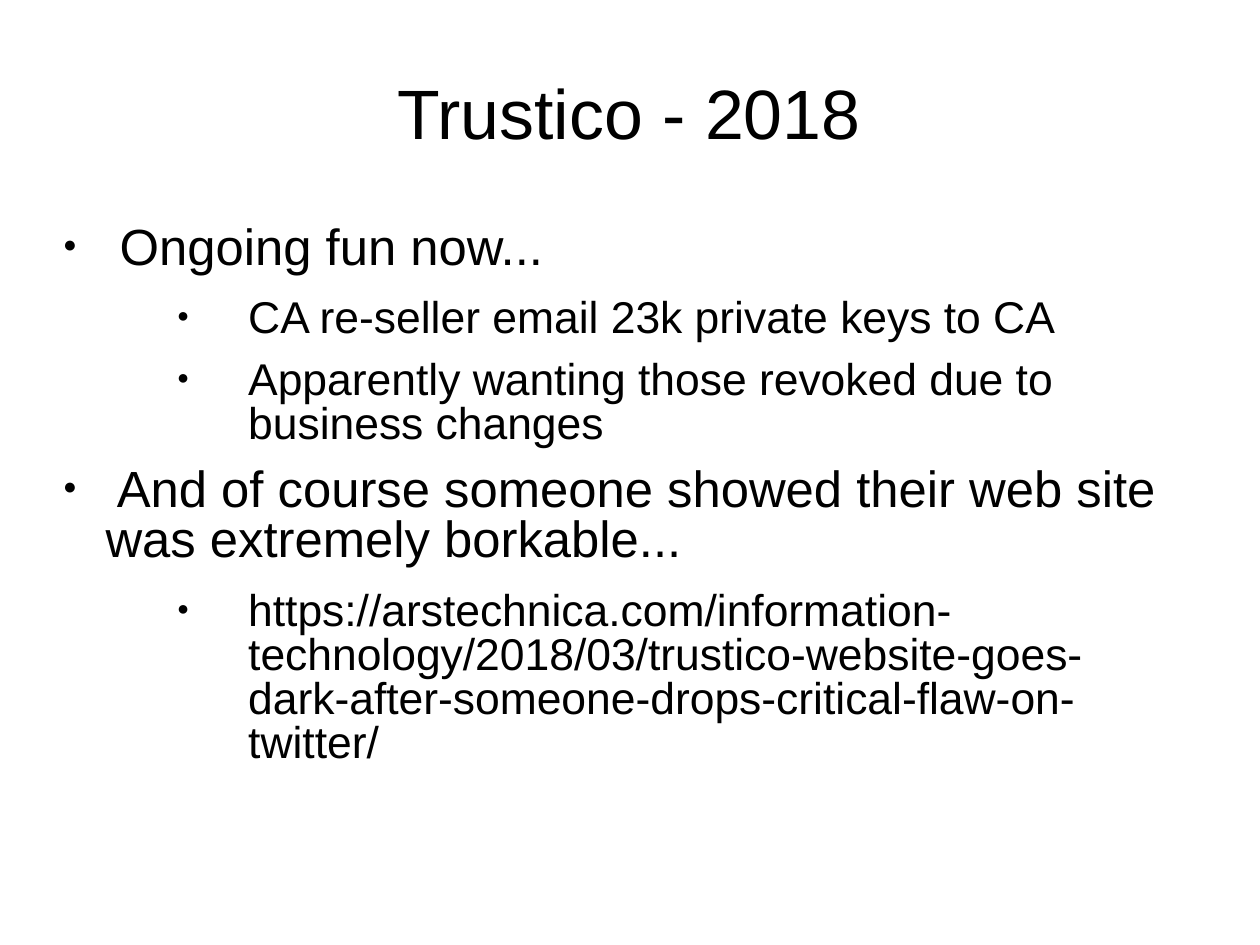
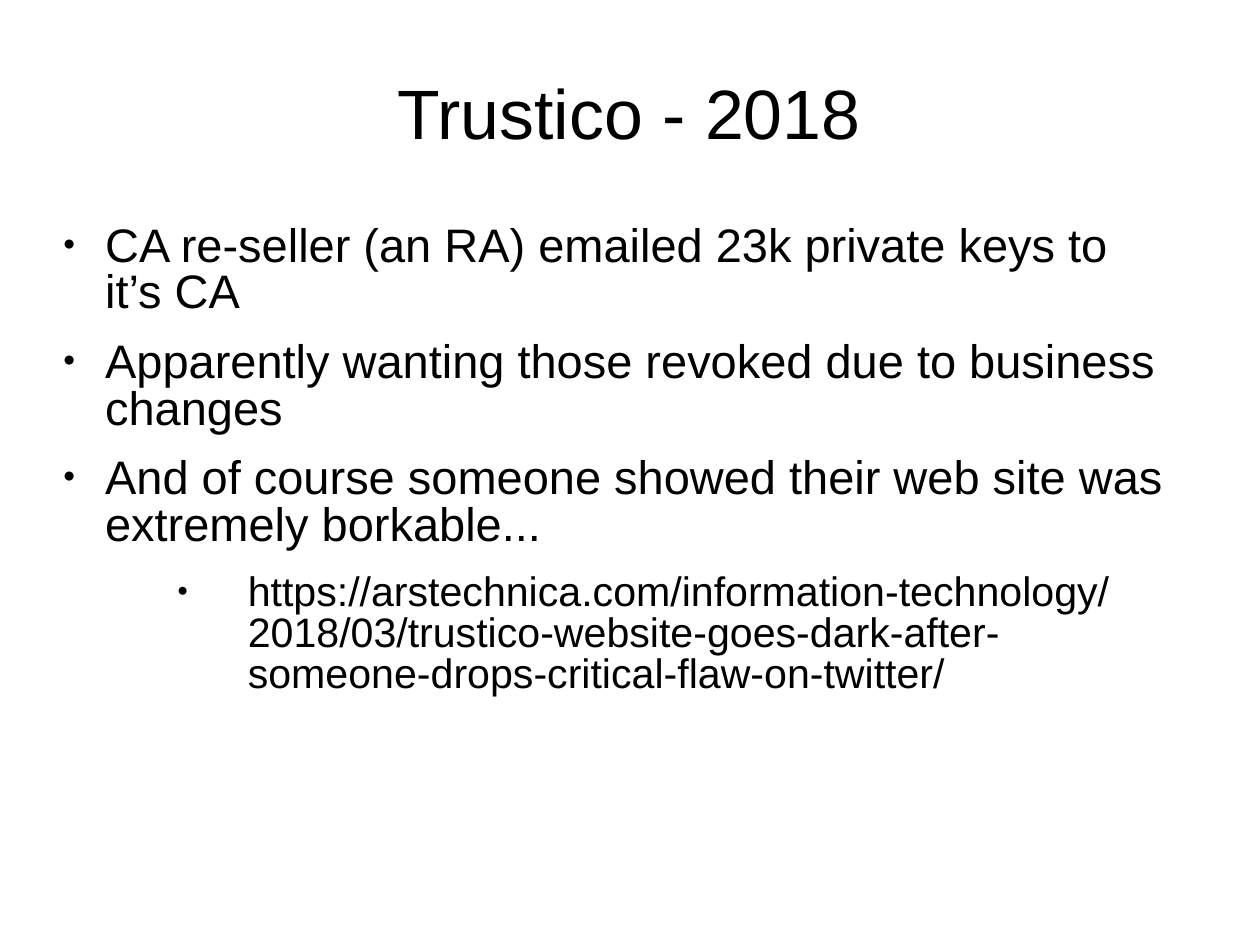
Before and after one commit to sftcd/cs7053, a slide deck: slide 20 of 2016lectures/07-tls-problems.ppt. Drawn at 1260x945 pixels with LibreOffice and Linux fonts; fonts in the diff are those of the drawing. Boxes give left, top, right and bottom in pixels: in the first picture for what was removed or moved away, otherwise in the second. Text is boxed around its words. In the diff, an @@ line names an element or a change of style, - is before the commit and + after.

```diff
--- a/2016lectures/07-tls-problems.ppt
+++ b/2016lectures/07-tls-problems.ppt
@@ text at (105, 228, 1107, 309): text changed; size 28 to 29.6 pt @@
-● Ongoing fun now...
-  ● CA re-seller email 23k private keys to CA
+● CA re-seller (an RA) emailed 23k private keys to it’s CA
@@ text at (105, 344, 1163, 696): size 28 to 29.6 pt in "Apparently wanting those revoked due to business ..."; size 32 to 29.6 pt in "And of course someone showed their web ..."; size 28 to 25.9 pt in "https://arstechnica.com/information-technology/2018/03/trust ..."; list level 2 to 1 in "Apparently wanting those revoked due ..." @@
```
Also in this commit, not shown: 26 other slides changed, 1 slide added, 1 slide removed, 2 other files.
